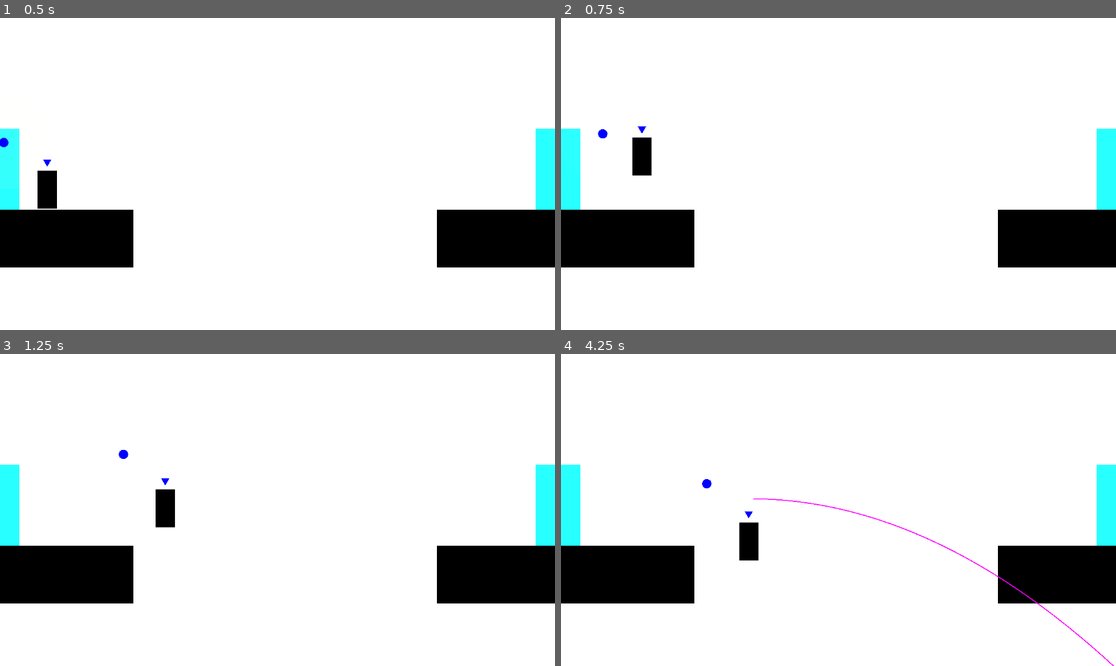
Above: before the commit, frames 1-4 (two rows, left to right).
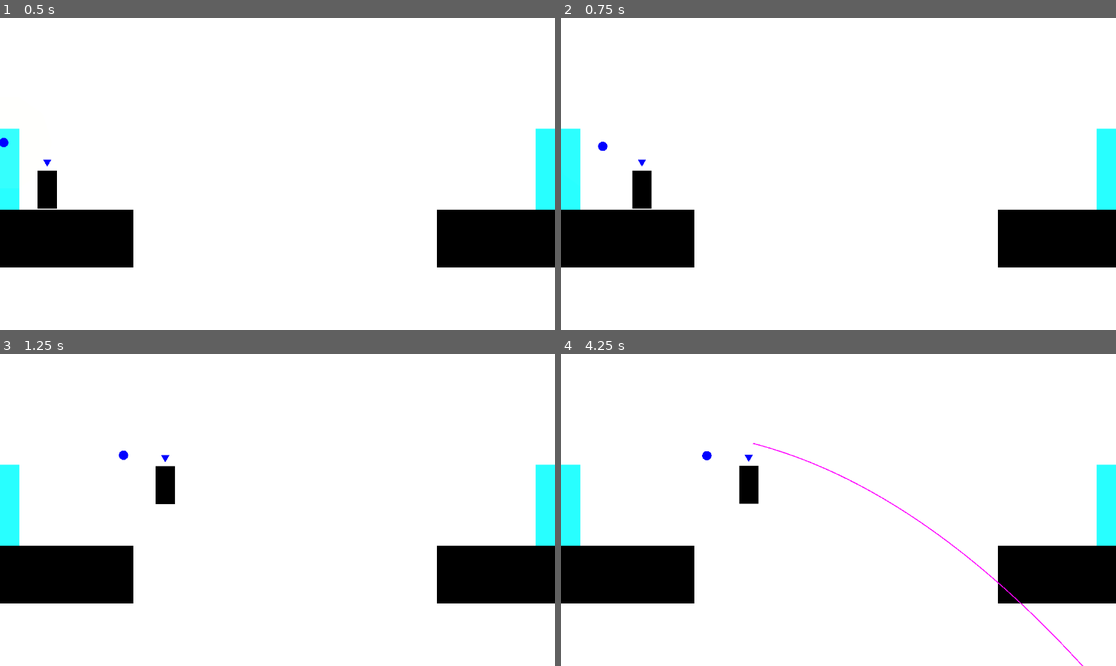
Above: after the commit, the same moments.

Repository: BaconEggsRL/ld56
Game: Godot game, scene res://game.tscn
The game is run twice, just before and just after one commit, with the same random seed, the same clock (stepped at 60 frames per second) and the same inputs.
Inputs (mouse positions are in pixels of both pictures, inside the frame that each line leads up to):
- Up to frame 1 (0.5 s): no input
- Up to frame 2 (0.75 s): tap Enter (ui_accept) at 0.5 s; move the mouse to (960, 158) at 0.52 s; hold Right (ui_right) from 0.53 s (still down); right-click (960, 158) at 0.6 s
- Up to frame 3 (1.25 s): keep holding Right (ui_right); tap Space (jump, bound only after the commit) at 0.77, 1.07 s; tap Enter (ui_accept) at 0.8 s
- Up to frame 4 (4.25 s): move the mouse to (727, 525) at 1.27 s; tap Enter (ui_accept) at 1.35, 3.05 s; tap Space (jump, bound only after the commit) at 1.52, 1.55, 1.82, 2.1, 3.02, 3.32, 3.77, 3.8, 4.07 s; move the mouse to (894, 441) at 2.02 s; release Right (ui_right) at 2.03 s; hold Left (ui_left) 2.03-2.78 s; right-click (894, 441) at 2.3 s; move the mouse to (810, 572) at 2.77 s; hold Right (ui_right) from 2.78 s (still down); tap Ctrl (change_control) at 2.85 s; move the mouse to (1005, 556) at 3.52 s; hold Shift (charge_throw) from 3.53 s (still down)

Frame 1 is identical in both runs. In frame 2, 0.9% of the frame differs, in the area x 6-17%, y 34-62%; in frame 3, 0.6%; in frame 4, 1.7%, in the area x 25-100%, y 28-100%.

Commit message:
jump buffer and coyote time

Diff:
--- a/entities/friend.gd
+++ b/entities/friend.gd
@@ -5,6 +5,15 @@
 var JUMP_VELOCITY = -400.0
 var FOLLOW_SPEED = 4.0
 var AURA_LERP_SPEED = 4.0
+
+# jumping
+@onready var jumping = false
+@onready var was_last_on_floor = false
+@onready var coyote = false
+@onready var jump_buffer = false
+@onready var coyote_timer = $CoyoteTimer
+@onready var jump_buffer_timer = $JumpBuffer
+
 
 
 @onready var player : CharacterBody2D = get_tree().get_first_node_in_group("player")
@@ -157,6 +166,7 @@
 
 	if auto_attach:
 		await player.ready
+		print(player)
 		_on_collect_area_body_entered(player)
 
 
@@ -187,10 +197,22 @@
 				# Add the gravity.
 				if not is_on_floor():
 					velocity += get_gravity() * delta
+				else:
+					if jumping:
+						jumping = false
+					else:
+						if jump_buffer:
+							jump()
+							jump_buffer = false
 
 				# Handle jump.
-				if Input.is_action_just_pressed("ui_accept") and is_on_floor():
-					velocity.y = JUMP_VELOCITY
+				if Input.is_action_just_pressed("jump"):
+					if (is_on_floor() or coyote):  # jump_available
+						jump()
+						print("jump")
+					else:
+						jump_buffer_time()
+						print("buffer")
 
 				# Get the input direction and handle the movement/deceleration.
 				# As good practice, you should replace UI actions with custom gameplay actions.
@@ -200,7 +222,18 @@
 				else:
 					velocity.x = move_toward(velocity.x, 0, SPEED)
 
+				# save last on floor
+				if is_on_floor() != was_last_on_floor:
+					was_last_on_floor = is_on_floor()
+					# print("was_last_on_floor = ", was_last_on_floor)
+
+				# move and update on floor
 				move_and_slide()
+
+				# check if different
+				if was_last_on_floor and not is_on_floor() and not jumping:
+					# print("coyote")
+					coyote_time()
 
 
 			else:  # not returned and not control (thrown)
@@ -267,3 +300,33 @@
 			new_color = COLOR_TRANSPARENT
 			lerp_color = true
 			# collect_aura.hide()
+
+
+
+
+func jump() -> void:
+	velocity.y = JUMP_VELOCITY
+	jumping = true
+	var jump_sound = player.sound.get_node("jump")
+	jump_sound.pitch_scale = 1.8
+	jump_sound.play()
+	# pitch_scale = 1.80, volume_db = -10.895
+
+func coyote_time() -> void:
+	# Delay for a set amount of time to still jump in air
+	coyote = true
+	coyote_timer.start()
+
+func _on_coyote_timer_timeout() -> void:
+	coyote = false
+	# print("coyote = ", coyote)
+
+func jump_buffer_time() -> void:
+	# Allow player to queue jumps while mid-air
+	jump_buffer = true
+	jump_buffer_timer.start()
+	print("jump_buffer = ", jump_buffer)
+
+func _on_jump_buffer_timeout() -> void:
+	jump_buffer = false
+	print("jump_buffer = ", jump_buffer)
--- a/entities/friend.tscn
+++ b/entities/friend.tscn
@@ -49,4 +49,14 @@
 script = ExtResource("1_sm4jb")
 radius = 10.0
 
+[node name="CoyoteTimer" type="Timer" parent="."]
+wait_time = 0.2
+one_shot = true
+
+[node name="JumpBuffer" type="Timer" parent="."]
+wait_time = 0.2
+one_shot = true
+
 [connection signal="body_entered" from="collect_area" to="." method="_on_collect_area_body_entered"]
+[connection signal="timeout" from="CoyoteTimer" to="." method="_on_coyote_timer_timeout"]
+[connection signal="timeout" from="JumpBuffer" to="." method="_on_jump_buffer_timeout"]
--- a/entities/player.gd
+++ b/entities/player.gd
@@ -17,6 +17,13 @@
 signal changed_control
 signal friend_thrown
 
+# jumping
+@onready var jumping = false
+@onready var was_last_on_floor = false
+@onready var coyote = false
+@onready var jump_buffer = false
+@onready var coyote_timer = $CoyoteTimer
+@onready var jump_buffer_timer = $JumpBuffer
 
 @onready var control_number := -1
 
@@ -273,7 +280,9 @@
 	_on_death()
 
 
+
 func _on_death() -> void:
+	self.sound.get_node("dead").play()
 
 	var level = self.camera.level
 	var node_str = "level_%s" % str(level)
@@ -284,6 +293,23 @@
 	self.position = respawn_pt.position
 	self.velocity = Vector2(0,0)
 
+
+
+
+
+
+
+##############################################################
+
+
+
+
+
+
+
+
+
+# physics
 func _physics_process(delta: float) -> void:
 
 	if self.position.y > self.death_y:
@@ -319,10 +345,15 @@
 
 
 	if in_control:
+
 		# Handle jump.
-		if Input.is_action_just_pressed("ui_accept") and is_on_floor():
-			velocity.y = JUMP_VELOCITY
-			sound.get_node("jump").play()
+		if Input.is_action_just_pressed("jump"):
+			if (is_on_floor() or coyote):  # jump_available
+				jump()
+				print("jump")
+			else:
+				jump_buffer_time()
+				print("buffer")
 
 		# Get the input direction and handle the movement/deceleration.
 		# As good practice, you should replace UI actions with custom gameplay actions.
@@ -335,12 +366,65 @@
 	else:
 		velocity.x = move_toward(velocity.x, 0, SPEED)
 
-		# Add the gravity.
+	# Add the gravity.
 	if not is_on_floor():
 		velocity += get_gravity() * delta
-
-
+	else:
+		if jumping:
+			jumping = false
+		else:
+			if jump_buffer:
+				jump()
+				jump_buffer = false
+
+
+
+
+	# save last on floor
+	if is_on_floor() != was_last_on_floor:
+		was_last_on_floor = is_on_floor()
+		# print("was_last_on_floor = ", was_last_on_floor)
+
+	# move and update on floor
 	move_and_slide()
+
+	# check if different
+	if was_last_on_floor and not is_on_floor() and not jumping:
+		# print("coyote")
+		coyote_time()
+
+
+
+
+
+
+func jump() -> void:
+	velocity.y = JUMP_VELOCITY
+	jumping = true
+	var jump_sound = sound.get_node("jump")
+	jump_sound.pitch_scale = 0.7
+	jump_sound.play()
+	# pitch_scale = 0.77, volume_db = -10.895
+
+func coyote_time() -> void:
+	# Delay for a set amount of time to still jump in air
+	coyote = true
+	coyote_timer.start()
+
+func _on_coyote_timer_timeout() -> void:
+	coyote = false
+	# print("coyote = ", coyote)
+
+func jump_buffer_time() -> void:
+	# Allow player to queue jumps while mid-air
+	jump_buffer = true
+	jump_buffer_timer.start()
+	print("jump_buffer = ", jump_buffer)
+
+func _on_jump_buffer_timeout() -> void:
+	jump_buffer = false
+	print("jump_buffer = ", jump_buffer)
+
 
 
 
--- a/entities/player.tscn
+++ b/entities/player.tscn
@@ -7,6 +7,7 @@
 [ext_resource type="AudioStream" uid="uid://5qkdvcc0thwo" path="res://sounds/bounce.wav" id="5_rb66g"]
 [ext_resource type="AudioStream" uid="uid://b7betdsmodsm3" path="res://sounds/return.wav" id="6_avqtv"]
 [ext_resource type="AudioStream" uid="uid://cd67inedgn183" path="res://sounds/collect.wav" id="7_b3k55"]
+[ext_resource type="AudioStream" uid="uid://dqv12d8tjav0y" path="res://sounds/dead.wav" id="8_avllg"]
 
 [sub_resource type="RectangleShape2D" id="RectangleShape2D_kfmy4"]
 size = Vector2(40, 79)
@@ -60,4 +61,17 @@
 [node name="collect" type="AudioStreamPlayer2D" parent="sound"]
 stream = ExtResource("7_b3k55")
 
+[node name="dead" type="AudioStreamPlayer2D" parent="sound"]
+stream = ExtResource("8_avllg")
+
+[node name="CoyoteTimer" type="Timer" parent="."]
+wait_time = 0.2
+one_shot = true
+
+[node name="JumpBuffer" type="Timer" parent="."]
+wait_time = 0.2
+one_shot = true
+
 [connection signal="changed_control" from="." to="." method="_on_changed_control"]
+[connection signal="timeout" from="CoyoteTimer" to="." method="_on_coyote_timer_timeout"]
+[connection signal="timeout" from="JumpBuffer" to="." method="_on_jump_buffer_timeout"]
--- a/game.tscn
+++ b/game.tscn
@@ -18,7 +18,7 @@
 size = Vector2(38, 674)
 
 [sub_resource type="RectangleShape2D" id="RectangleShape2D_50b11"]
-size = Vector2(38, 243)
+size = Vector2(38, 214.5)
 
 [sub_resource type="RectangleShape2D" id="RectangleShape2D_diijl"]
 size = Vector2(38, 123)
@@ -123,11 +123,11 @@
 shape = SubResource("RectangleShape2D_ys0jq")
 
 [node name="CollisionShape2D3" type="CollisionShape2D" parent="wall"]
-position = Vector2(1171, 114.5)
+position = Vector2(1171, 107.5)
 shape = SubResource("RectangleShape2D_50b11")
 
 [node name="CollisionShape2D4" type="CollisionShape2D" parent="wall"]
-position = Vector2(2304, 115)
+position = Vector2(2304, 107.75)
 shape = SubResource("RectangleShape2D_50b11")
 
 [node name="CollisionShape2D7" type="CollisionShape2D" parent="wall"]
--- a/project.godot
+++ b/project.godot
@@ -85,6 +85,11 @@
 "events": [Object(InputEventKey,"resource_local_to_scene":false,"resource_name":"","device":-1,"window_id":0,"alt_press …(195 unchanged characters)…
 ]
 }
+jump={
+"deadzone": 0.5,
+"events": [Object(InputEventKey,"resource_local_to_scene":false,"resource_name":"","device":-1,"window_id":0,"alt_pressed":false,"shift_pressed":false,"ctrl_pressed":false,"meta_pressed":false,"pressed":false,"keycode":0,"physical_keycode":32,"key_label":0,"unicode":32,"location":0,"echo":false,"script":null)
+]
+}
 
 [rendering]
 
Not shown: 1 places in entities/player.tscn that only renumber resources
Not shown, changed: goals.txt
Not shown, added: sounds/dead.wav.import
Not shown, added: sounds/dead.wav
